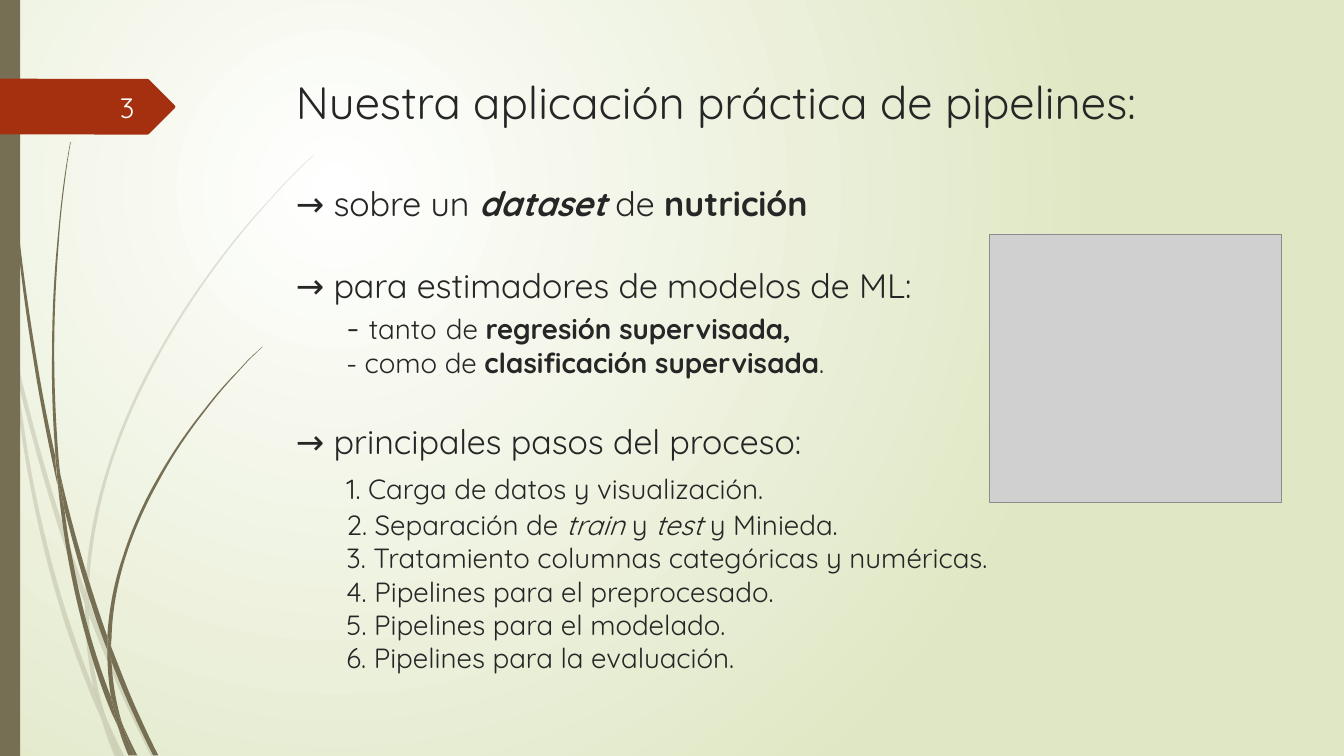
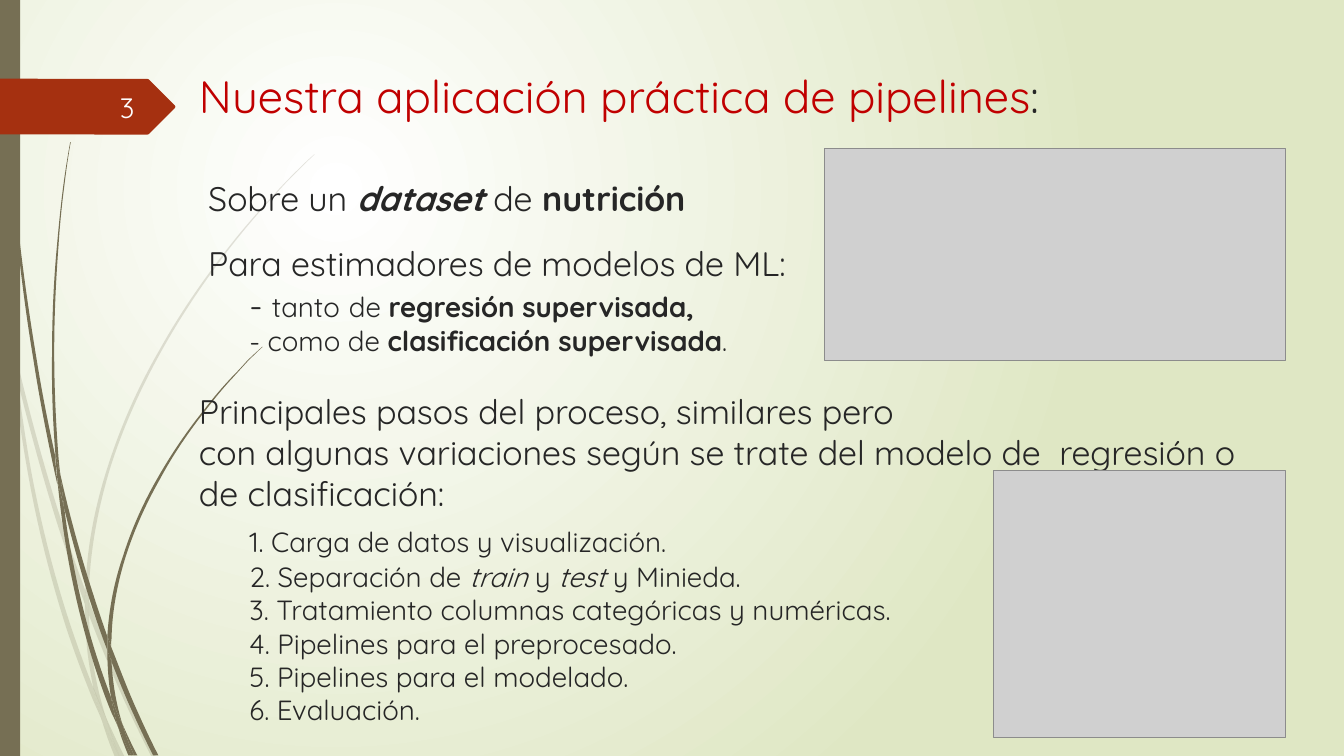
Before and after one commit to somm14/Pipelines_practica, a slide deck: slide 3 of Presentación_PIPELINES.pptx. Drawn at 1344x756 pixels with LibreOffice and Linux fonts; fonts in the diff are those of the drawing; grey boxes stand for pictures. Boxes give left, top, right and bottom in pixels: in the first picture for what was removed or moved away, otherwise in the second. Text is boxed around its words. In the diff, an @@ line names an element or a change of style, - is before the commit and + after.

```diff
--- a/Presentación_PIPELINES.pptx
+++ b/Presentación_PIPELINES.pptx
@@ title at (x1=199, y1=79, x2=1235, y2=721): text changed @@
-Nuestra aplicación práctica de pipelines:
-→ sobre un dataset de nutrición
-→ para estimadores de modelos de ML:
-- tanto de regresión supervisada,
-- como de clasificación supervisada.
-→ principales pasos del proceso:
-1. Carga de datos y visualización.
-2. Separación de train y test y Minieda.
-3. Tratamiento columnas categóricas y numéricas.
-4. Pipelines para el preprocesado.
-5. Pipelines para el modelado.
-6. Pipelines para la evaluación.
+Nuestra aplicación práctica de pipelines:
+Sobre un dataset de nutrición
+Para estimadores de modelos de ML:
+- tanto de regresión supervisada,
+- como de clasificación supervisada.
+Principales pasos del proceso, similares pero
+con algunas variaciones según se trate del modelo de regresión o de clasificación:
+1. Carga de datos y visualización.
+2. Separación de train y test y Minieda.
+3. Tratamiento columnas categóricas y numéricas.
+4. Pipelines para el preprocesado.
+5. Pipelines para el modelado.
+6. Evaluación.
@@ picture added at (x1=825, y1=148, x2=1287, y2=361) @@
@@ picture moved from (x1=989, y1=235, x2=1281, y2=503) to (x1=993, y1=470, x2=1286, y2=738) @@
```
Also in this commit, not shown: 5 other slides changed, 3 slides added, 1 slide removed.
